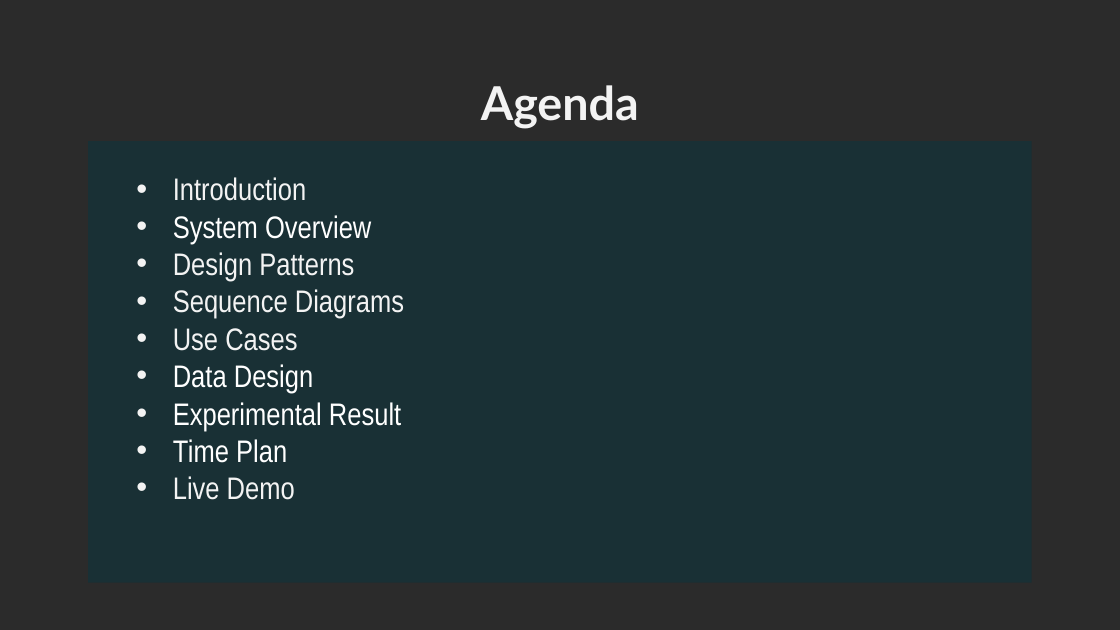
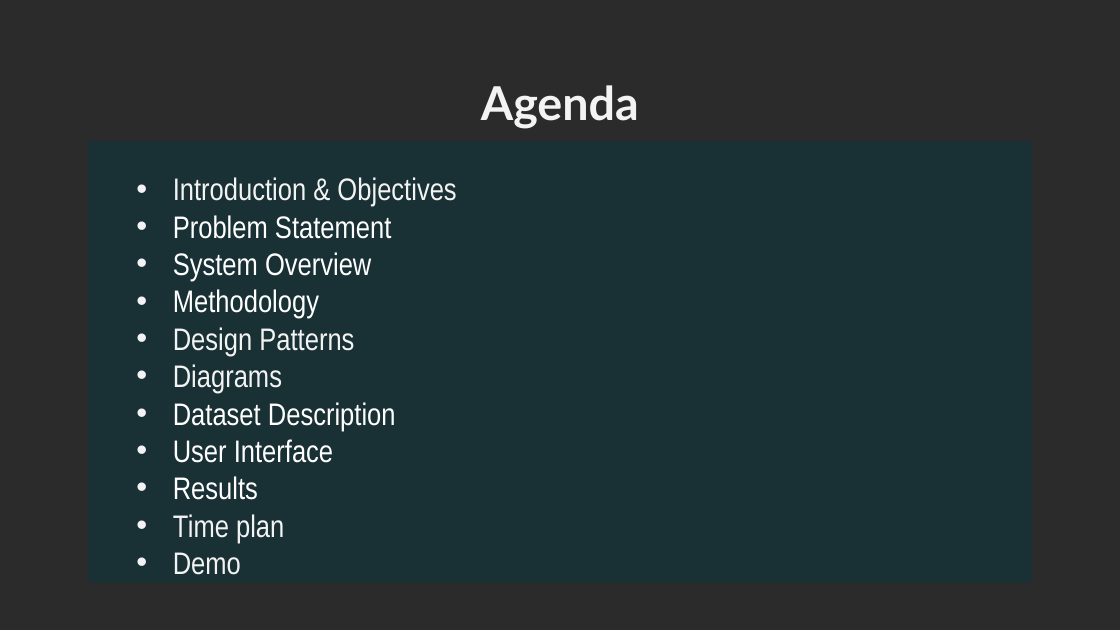
Before and after one commit to YoussifAssem/Genatac, a slide deck: slide 2 of E-Genetics/presentations/new presentation.pptx. Drawn at 1120x630 pixels with LibreOffice and Linux fonts; fonts in the diff are those of the drawing; background and template pictures are left out; a plain dark background stands for a picture behind light text. Boxes give left, top, right and bottom in pixels: in the first picture for what was removed or moved away, otherwise in the second. Text is boxed around its words. In the diff, an @@ line names an element or a change of style, - is before the commit and + after.

```diff
--- a/E-Genetics/presentations/new presentation.pptx
+++ b/E-Genetics/presentations/new presentation.pptx
@@ text in rectangle at (x1=173, y1=177, x2=456, y2=239): text changed @@
-• Introduction
+• Introduction & Objectives
+• Problem Statement
@@ text in rectangle at (x1=173, y1=289, x2=319, y2=318): paragraph added @@
+• Methodology
@@ text in rectangle at (x1=173, y1=364, x2=396, y2=575): text changed @@
-• Sequence Diagrams
-• Use Cases
-• Data Design
-• Experimental Result
-• Time Plan
-• Live Demo
+• Diagrams
+• Dataset Description
+• User Interface
+• Results
+• Time plan
+• Demo
```
Also in this commit, not shown: 6 other slides changed, 5 slides added, 3 slides removed.
